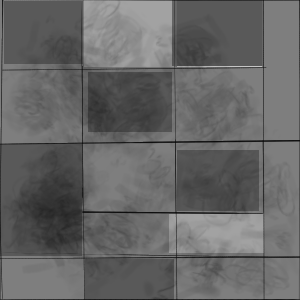
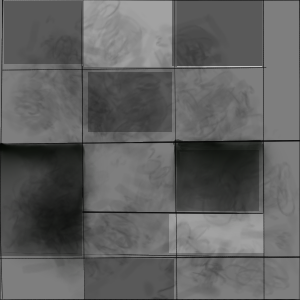
Comparing the layer stacks of the two w=300, h=300 images. Changes:
painted on "Layer 1" over bbox(0, 112, 281, 282)
added layer "Layer 3" above "Background" over bbox(0, 112, 281, 282)
